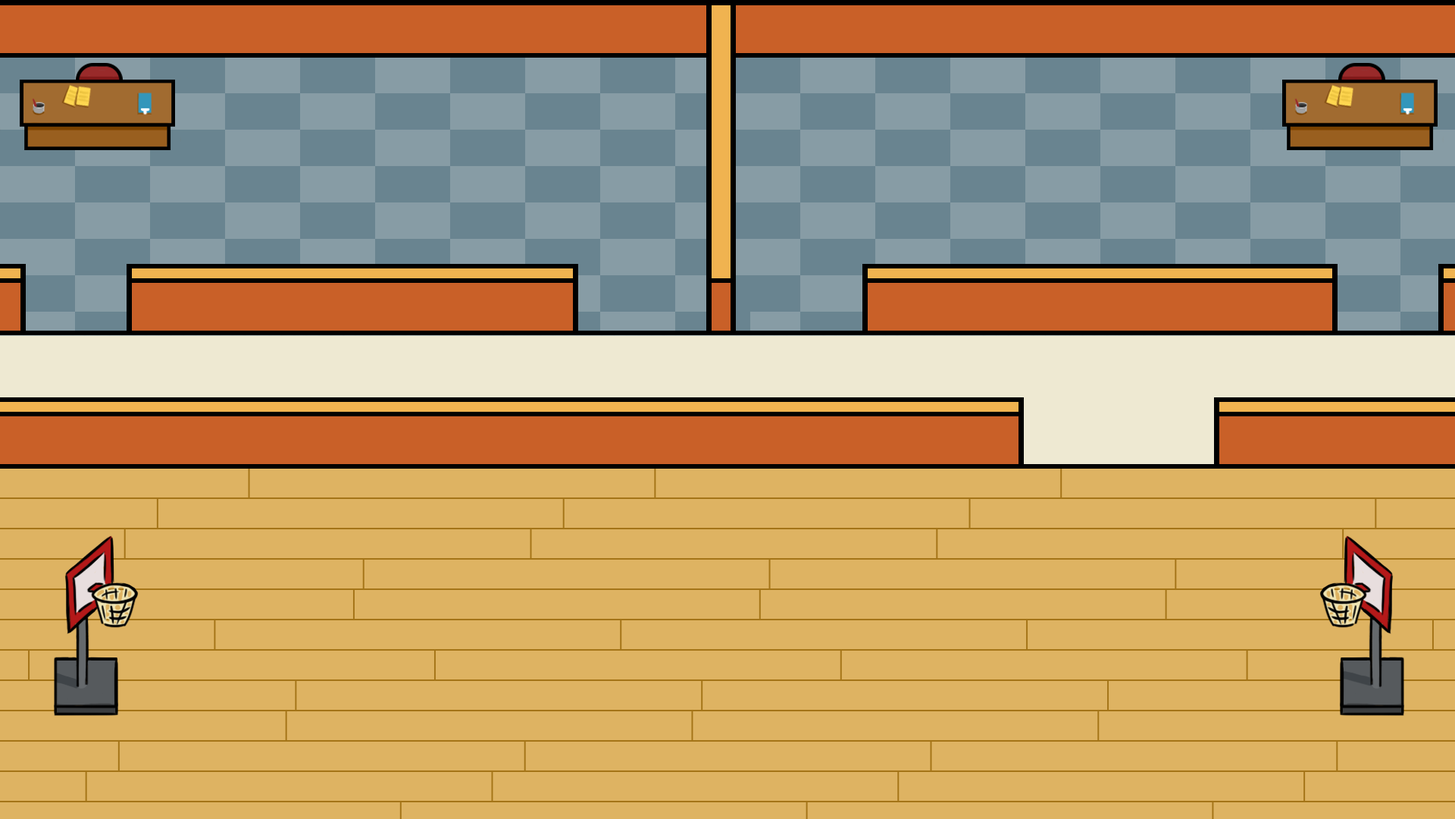
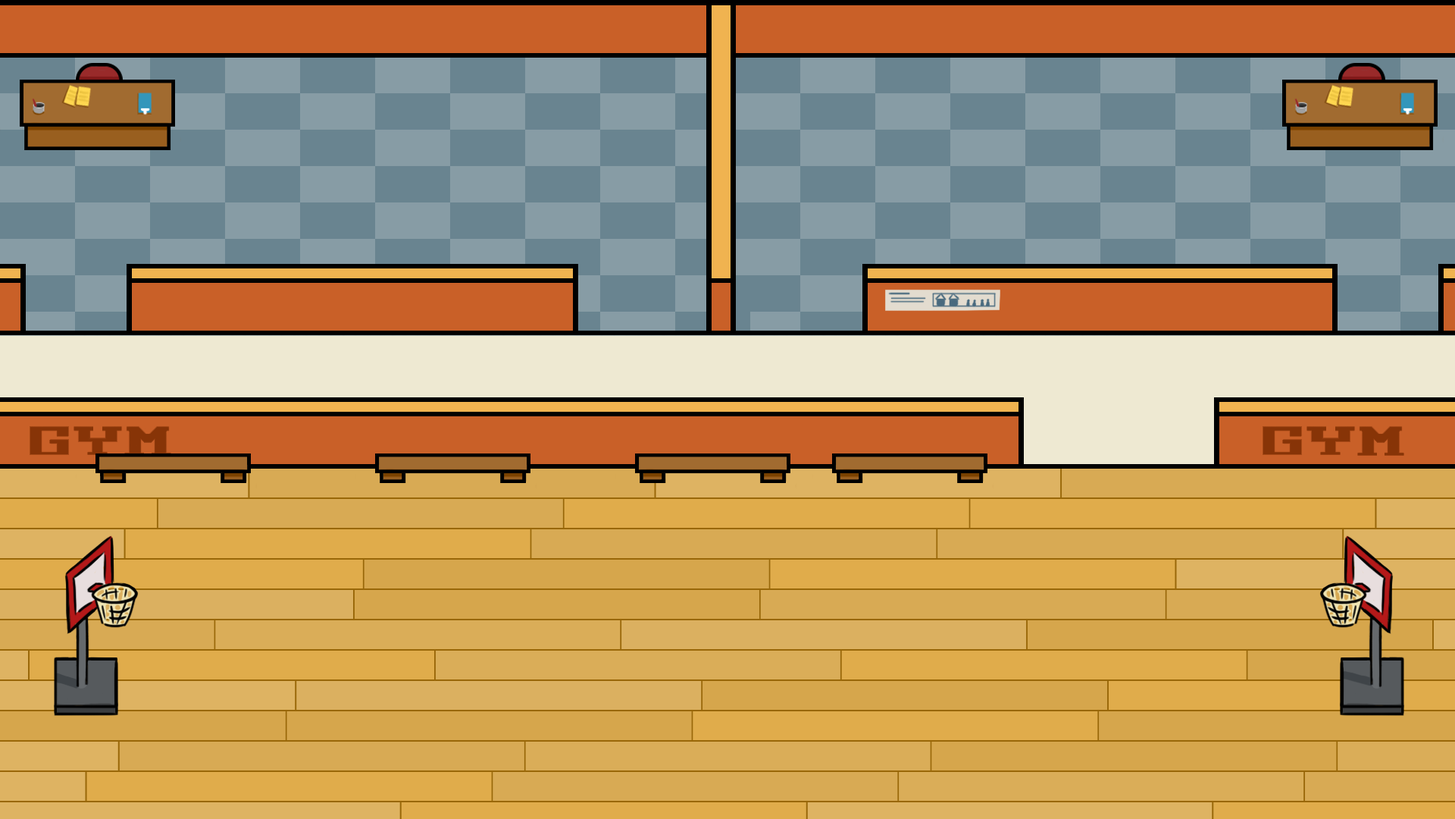
Layer changes from the first w=1455, h=819 image to the second:
added group "Bench copy 3" with 2 layers above "Bench copy 2" over [812, 453, 994, 488]
added layer "Rectangle 2 copy" (1st of 6, in "Bench copy 3") in group "Bench copy 3" over [832, 453, 988, 483]
added layer "Layer 4" (1st of 6, in "Bench copy 3") in group "Bench copy 3" over [812, 453, 994, 488]
added group "Bench copy 2" with 2 layers above "Bench copy" over [615, 453, 797, 490]
added layer "Rectangle 2 copy" (2nd of 6, in "Bench copy 2") in group "Bench copy 2" over [635, 453, 791, 483]
added layer "Layer 4" (2nd of 6, in "Bench copy 2") in group "Bench copy 2" over [615, 453, 797, 490]
added group "Bench copy" with 2 layers above "Bench" over [355, 453, 544, 490]
added layer "Rectangle 2 copy" (3rd of 6, in "Bench copy") in group "Bench copy" over [375, 453, 531, 483]
added layer "Layer 4" (3rd of 6, in "Bench copy") in group "Bench copy" over [355, 453, 544, 490]
added group "Bench" with 2 layers above "Layer 7 copy" over [75, 425, 264, 490]
added layer "Rectangle 2 copy" (4th of 6, in "Bench") in group "Bench" over [95, 453, 251, 483]
added layer "Layer 4" (4th of 6, in "Bench") in group "Bench" over [75, 425, 264, 490]
added layer "Layer 7 copy" above "Posters" over [29, 425, 1405, 456]
added layer "Posters" above "Desk copy" over [885, 288, 1001, 311]
added group "Floor" with 2 layers in group "Base Colour" over [0, 466, 1455, 819]
added layer "WoodenFloor copy" (80%) in group "Floor" over [0, 466, 1455, 819]
moved "WoodenFloor" into group "Floor" over [0, 466, 1455, 819]
